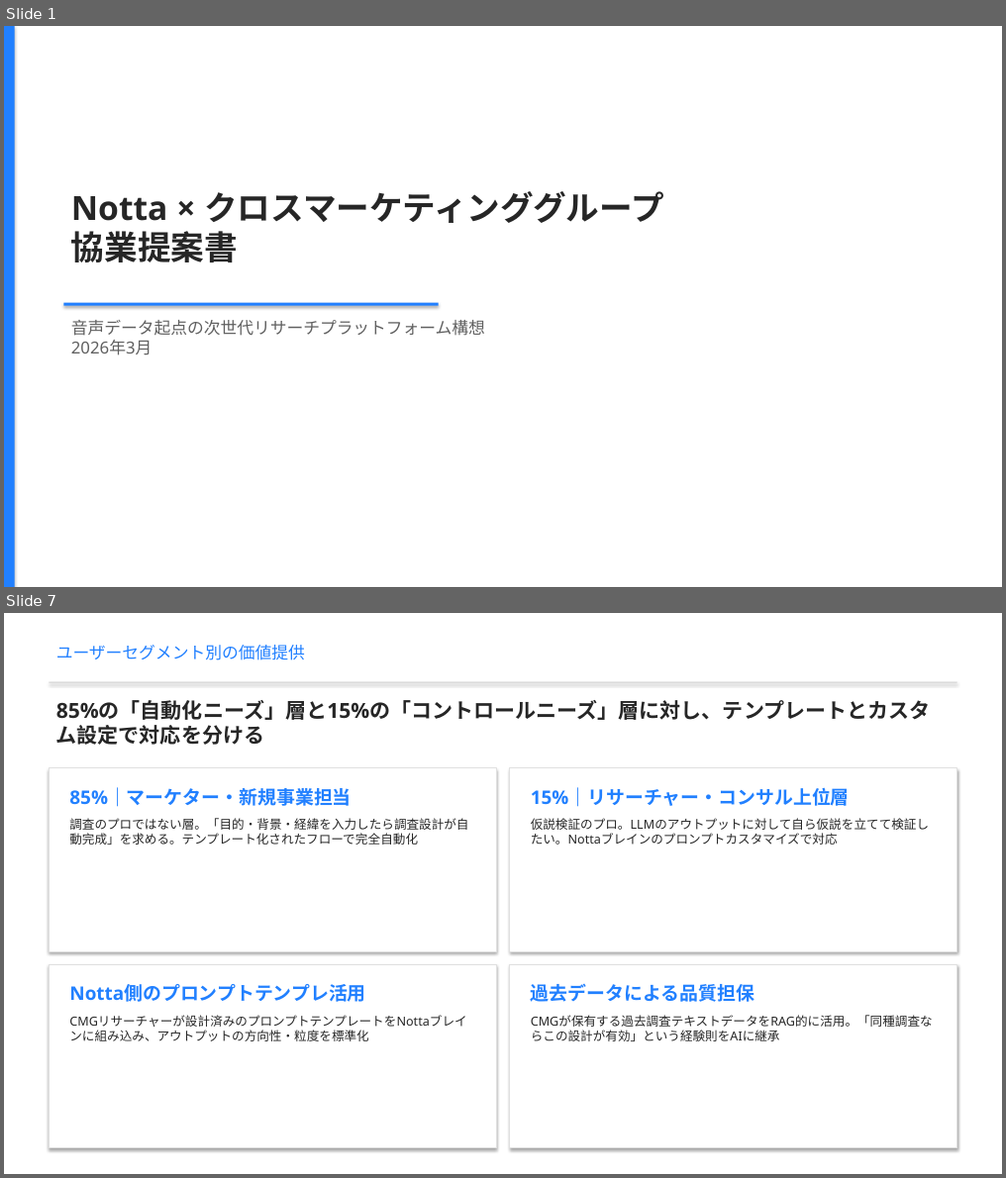
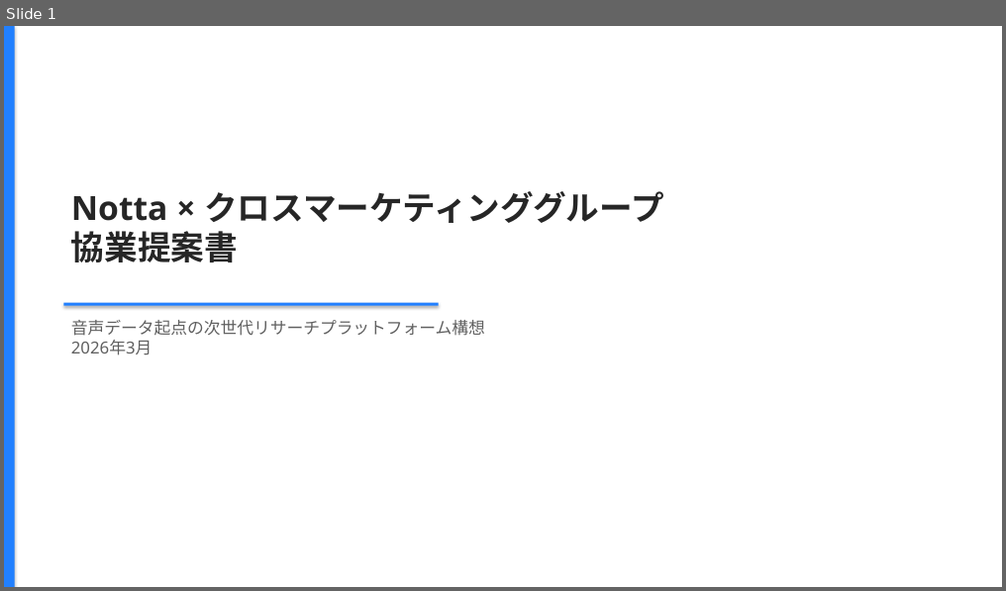
Before and after one commit to hideakikawano-beep/pptCreate, a slide deck: cross_marketing_notta_presentation.pptx. Shown one above the other, each under a label of ours: slides 1 and 7 before the commit, slide 1 after it; the slides between them are not shown. The pictures are 1006x1178 and 1006x591 pixels, drawn with LibreOffice and Linux fonts; fonts in the diff are those of the drawing. Boxes give left, top, right and bottom in pixels: in the first picture for what was removed or moved away, otherwise in the second. Text is boxed around its words. In the diff, an @@ line names an element or a change of style, - is before the commit and + after.

```diff
--- a/cross_marketing_notta_presentation.pptx
+++ b/cross_marketing_notta_presentation.pptx
@@ slide 7 removed at bbox=[4, 613, 1002, 1174], background #FFFFFF @@
@@ text removed at bbox=[56, 645, 305, 661] @@
-ユーザーセグメント別の価値提供
@@ rectangle removed at bbox=[49, 682, 957, 682] @@
@@ text removed at bbox=[56, 700, 931, 745] @@
-85%の「自動化ニーズ」層と15%の「コントロールニーズ」層に対し、テンプレートとカスタム設定で対応を分ける
@@ rectangle removed at bbox=[49, 768, 496, 953] @@
@@ text removed at bbox=[69, 787, 350, 807] @@
-85%｜マーケター・新規事業担当
@@ rectangle removed at bbox=[509, 768, 956, 953] @@
@@ text removed at bbox=[531, 787, 849, 807] @@
-15%｜リサーチャー・コンサル上位層
@@ text removed at bbox=[69, 818, 468, 845] @@
-調査のプロではない層。「目的・背景・経緯を入力したら調査設計が自動完成」を求める。テンプレート化されたフローで完全自動化
@@ text removed at bbox=[531, 818, 929, 845] @@
-仮説検証のプロ。LLMのアウトプットに対して自ら仮説を立てて検証したい。Nottaブレインのプロンプトカスタマイズで対応
@@ rectangle removed at bbox=[49, 964, 496, 1149] @@
@@ rectangle removed at bbox=[509, 964, 956, 1149] @@
@@ text removed at bbox=[69, 984, 366, 1002] @@
-Notta側のプロンプトテンプレ活用
@@ text removed at bbox=[531, 984, 754, 1002] @@
-過去データによる品質担保
@@ text removed at bbox=[531, 1015, 933, 1042] @@
-CMGが保有する過去調査テキストデータをRAG的に活用。「同種調査ならこの設計が有効」という経験則をAIに継承
@@ text removed at bbox=[69, 1030, 368, 1042] @@
-CMGリサーチャーが設計済みのプロンプトテンプレートをNottaブレインに組み込み、アウトプットの方向性・粒度を標準化
```
Also in this commit, not shown: 1 slide changed, 3 slides added, 8 other slides removed, 1 other file.
